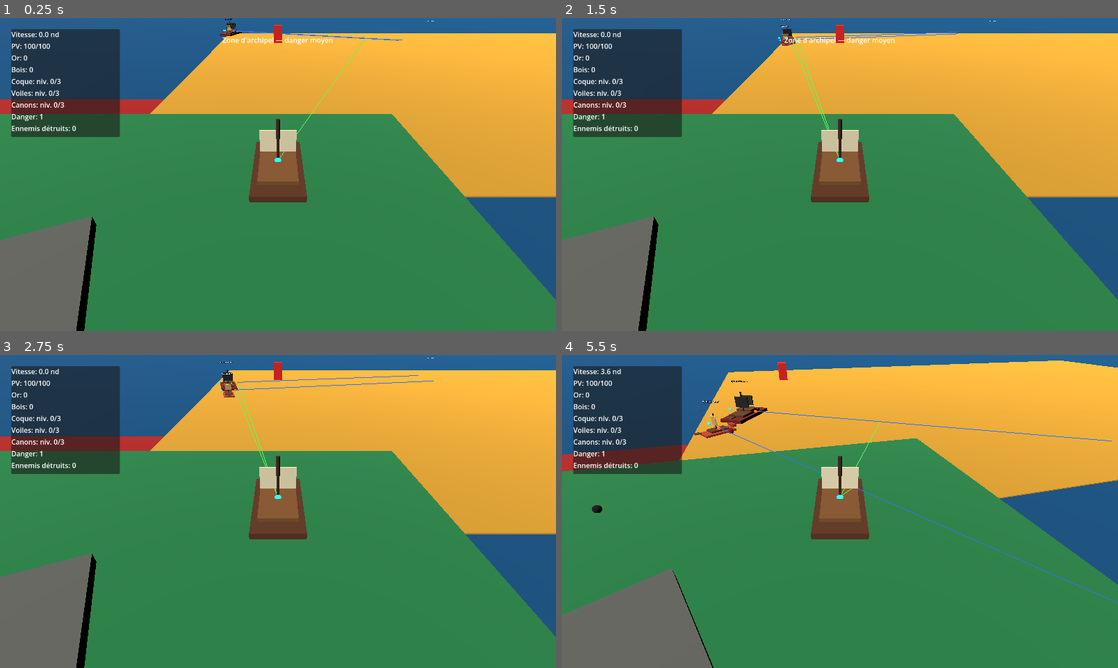
Above: before the commit, frames 1-4 (two rows, left to right).
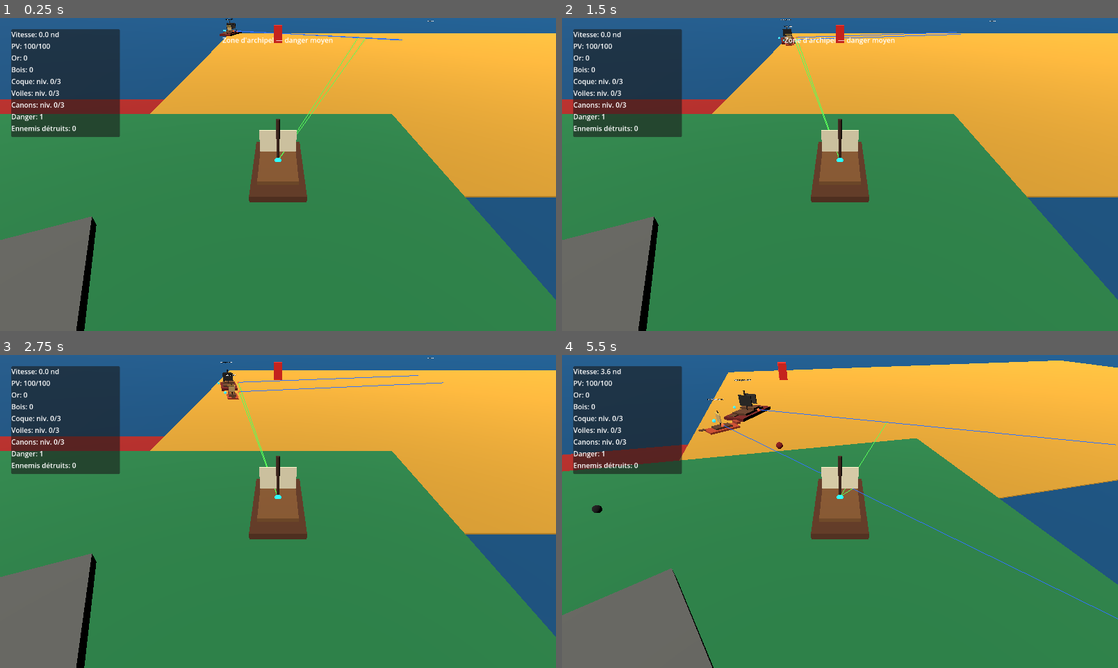
Above: after the commit, the same moments.

Repository: blou132/jeux-pirate
Game: Godot game, scene res://scenes/world/World.tscn
Two runs of this game, one before a commit and one after it. Both use one fixed random seed, a clock stepped at 60 frames per second and the inputs below.
Inputs (mouse positions are in pixels of both pictures, inside the frame that each line leads up to):
- Up to frame 1 (0.25 s): no input
- Up to frame 2 (1.5 s): tap Enter at 0.5 s; move the mouse to (962, 158) at 0.52 s; hold D 0.53-1.25 s; tap R at 0.6 s; click (962, 158) at 0.67 s; drag from (728, 190) to (812, 237) at 1.27 s
- Up to frame 3 (2.75 s): move the mouse to (333, 442) at 2.02 s; hold D from 2.03 s (still down); hold Q from 2.03 s (still down)
- Up to frame 4 (5.5 s): release D at 2.75 s; release Q at 2.75 s; drag from (812, 574) to (673, 464) at 2.77 s; move the mouse to (1006, 558) at 3.52 s; hold A 3.53-4.25 s; tap R at 3.6 s; drag from (673, 464) to (756, 433) at 4.27 s; move the mouse to (867, 511) at 5.02 s; hold S from 5.03 s (still down); hold Q from 5.03 s (still down); click (867, 511) at 5.17 s

The runs differ from the first frame. In frame 1, less than 0.1% of the frame differs, in the area x 40-72%, y 0-45%; in frame 2, 0.2%; in frame 3, 0.3%; in frame 4, 1.2%, in the area x 23-100%, y 7-85%.

Commit message:
balance: tune enemy turn rates by ship type

Diff:
--- a/scripts/boats/EnemyShip.gd
+++ b/scripts/boats/EnemyShip.gd
@@ -41,6 +41,8 @@
 	max_health = int(config.get("max_health", max_health))
 	move_speed = float(config.get("move_speed", move_speed))
 	turn_speed = float(config.get("turn_speed", turn_speed))
+	turn_acceleration = float(config.get("turn_acceleration", turn_acceleration))
+	turn_deceleration = float(config.get("turn_deceleration", turn_deceleration))
 	contact_damage = int(config.get("contact_damage", contact_damage))
 	attack_range = float(config.get("attack_range", attack_range))
 	attack_cooldown = float(config.get("attack_cooldown", attack_cooldown))
--- a/scripts/world/SpawnManager.gd
+++ b/scripts/world/SpawnManager.gd
@@ -152,7 +152,9 @@
 		"display_name": "Petit pirate",
 		"max_health": 35,
 		"move_speed": 8.0,
-		"turn_speed": 1.45,
+		"turn_speed": 2.2,
+		"turn_acceleration": 4.0,
+		"turn_deceleration": 4.8,
 		"contact_damage": 5,
 		"attack_range": 18.0,
 		"attack_cooldown": 1.8,
@@ -173,7 +175,9 @@
 		"display_name": "Brigantin pirate",
 		"max_health": 65,
 		"move_speed": 6.5,
-		"turn_speed": 1.15,
+		"turn_speed": 1.5,
+		"turn_acceleration": 2.8,
+		"turn_deceleration": 3.2,
 		"contact_damage": 10,
 		"attack_range": 20.0,
 		"attack_cooldown": 2.2,
@@ -194,7 +198,9 @@
 		"display_name": "Patrouilleur lourd",
 		"max_health": 115,
 		"move_speed": 5.0,
-		"turn_speed": 0.82,
+		"turn_speed": 0.9,
+		"turn_acceleration": 1.8,
+		"turn_deceleration": 2.2,
 		"contact_damage": 18,
 		"attack_range": 22.0,
 		"attack_cooldown": 2.8,
